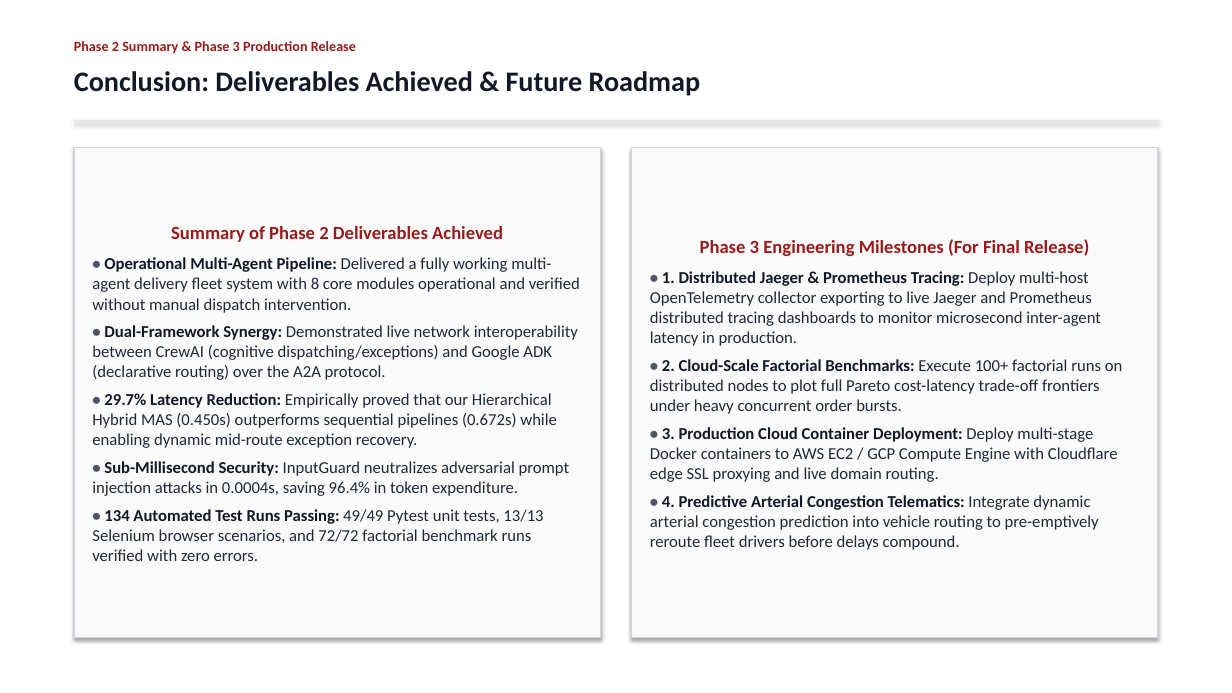
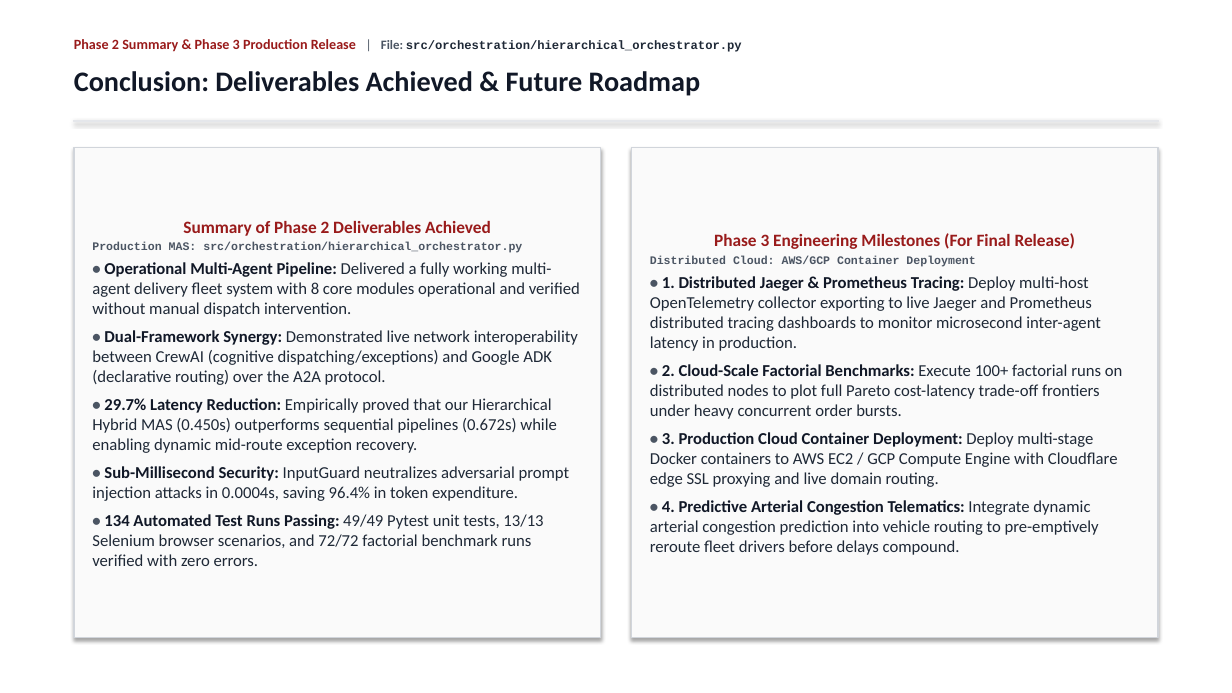
Before and after one commit to Akshat5091/DeliveryFleet-MAS, a slide deck: slide 24 of Eval 2 Documents/DeliveryFleet_MAS_Evaluation2_Master_Presentation.pptx. Drawn at 1232x693 pixels with LibreOffice and Linux fonts; fonts in the diff are those of the drawing. Boxes give left, top, right and bottom in pixels: in the first picture for what was removed or moved away, otherwise in the second. Text is boxed around its words. In the diff, an @@ line names an element or a change of style, - is before the commit and + after.

```diff
--- a/Eval 2 Documents/DeliveryFleet_MAS_Evaluation2_Master_Presentation.pptx
+++ b/Eval 2 Documents/DeliveryFleet_MAS_Evaluation2_Master_Presentation.pptx
@@ text at (x1=74, y1=39, x2=742, y2=52): text changed; size 11 to 9.5 pt; font Calibri to Courier New; text colour #991B1B to #1F2937 @@
-Phase 2 Summary & Phase 3 Production Release
+Phase 2 Summary & Phase 3 Production Release | File: src/orchestration/hierarchical_orchestrator.py
@@ text in rectangle at (x1=183, y1=221, x2=491, y2=236): size 14.5 to 13.5 pt in "Summary of Phase 2 Deliverables Achieved"; less space between paragraphs @@
@@ text in rectangle at (x1=714, y1=233, x2=1076, y2=249): size 14.5 to 13.5 pt in "Phase 3 Engineering Milestones (For Final Release)"; less space between paragraphs @@
@@ text in rectangle at (x1=92, y1=242, x2=522, y2=253): paragraph added @@
+Production MAS: src/orchestration/hierarchical_orchestrator.py
@@ text in rectangle at (x1=650, y1=256, x2=975, y2=267): paragraph added @@
+Distributed Cloud: AWS/GCP Container Deployment
```
Also in this commit, not shown: 23 other slides changed, 8 other files.
